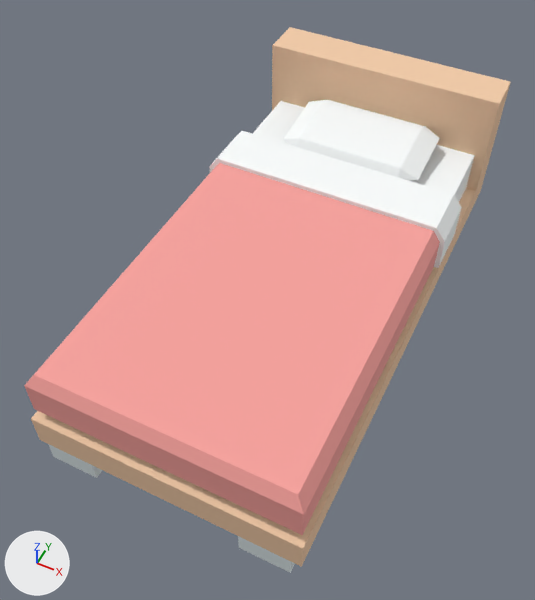
What one commit did to the glTF model assets/props/furniture/bedSingle.glb.
Before and after are seen from a 50 mm camera at (1.13, -0.486, 1.318) aimed at (0.651, 0.471, 0.122). The axes (+X, +Y, +Z) are drawn at lower left. The lights are the same throughout. The older version comes first. Vertices at exactly the same position are counted once.

Names of what the first picture shows: 'bedSingle(Clone)', 'cover', 'pillow'.
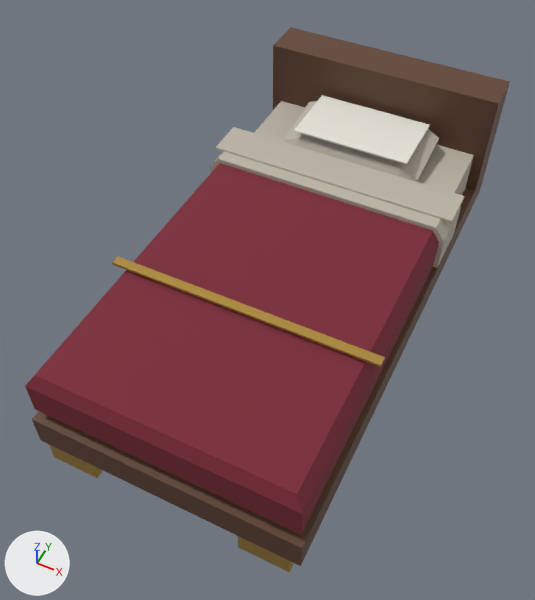
Pixel boxes [x1, y1, x2, y2] of what changed, in the pictures (535 x 600 px):
'cover', reshaped, moved, rescaled
    before: [24, 131, 462, 535]
    after: [25, 127, 464, 534]
'bedSingle(Clone)', reshaped, moved, rescaled
    before: [31, 27, 511, 573]
    after: [32, 27, 510, 572]
'pillow', reshaped, moved, rescaled
    before: [283, 100, 440, 181]
    after: [284, 95, 439, 180]
part 1 of me_mesh_bedsingle, recoloured
    before: [253, 101, 475, 202]
    after: [254, 101, 474, 195]
part 2 of me_mesh_bedsingle, recoloured
    both: [32, 27, 510, 566]
part 3 of me_mesh_bedsingle, recoloured
    both: [49, 445, 294, 572]
part 4 of me_mesh_cover, added
    after: [215, 127, 464, 224]
part 5 of me_mesh_cover, added
    after: [112, 256, 385, 367]
part 6 of me_mesh_cover, recoloured (pink to dark red)
    both: [25, 163, 439, 534]
part 7 of me_mesh_cover, recoloured
    before: [209, 131, 462, 268]
    after: [210, 151, 461, 268]
part 8 of me_mesh_pillowleft, added
    after: [294, 95, 430, 164]
part 9 of me_mesh_pillowleft, recoloured (white to grey)
    both: [284, 101, 439, 180]

Diff of the bpy script that builds the scene:
```diff
--- a/assets/props/furniture/bedSingle.glb.py
+++ b/assets/props/furniture/bedSingle.glb.py
@@ mat_linen_001 @@
+mat_linen_001 = principled_material('linen.001')
+mat_linen_001.base_color = (0.5, 0.46, 0.38)  # grey #bcb5a6
+mat_linen_001.roughness = 0.9
@@ mat_velvet_001 @@
+mat_velvet_001 = principled_material('velvet.001')
+mat_velvet_001.base_color = (0.2, 0.018, 0.035)  # dark red #7c2435
+mat_velvet_001.roughness = 0.85
@@ mat_walnut_001 @@
+mat_walnut_001 = principled_material('walnut.001')
+mat_walnut_001.base_color = (0.12, 0.055, 0.03)  # brown #614230
@@ me_mesh_bedsingle @@
-me_mesh_bedsingle.from_pydata(...)  # 52 vertices, 100 faces; spans x 0.388..0.953, y 0.0..1.125, z 0.0..0.375
+me_mesh_bedsingle.from_pydata(...)  # 190 vertices, 354 faces; spans x 0.388..0.953, y 0.0..1.125, z 0.0..0.375
+# me_mesh_bedsingle part 1: 8 faces spanning x 0.413..0.928, y 0.025..1.025, z 0.125..0.225 switch from mat_carpetwhite (white #fcffff) to mat_linen_001 (grey #bcb5a6)
+# me_mesh_bedsingle part 2: 42 faces spanning x 0.388..0.953, y 0.0..1.125, z 0.05..0.375 switch from mat_wood (beige #f3cca8) to mat_walnut_001 (brown #614230)
+# me_mesh_bedsingle part 3: 40 faces spanning x 0.408..0.933, y 0.0..1.125, z 0.0..0.05 switch from mat_metal (white #dfeaec) to mat_brass_001 (orange #c49e4b)
+# edits to the shape of me_mesh_bedsingle do not show in these pictures
@@ me_mesh_cover @@
 # used by ob_cover; parent = ob_bedsingle_clone; location = (0.01, 0.792, 0.215); rotation_euler = (0.0, 0.0, -1.571), in degrees (0, 0, -90); scale = (0.5, 0.5, 0.5)
-me_mesh_cover.from_pydata(...)  # 34 vertices, 64 faces; spans x -0.06..1.56, y 0.75..1.89, z -0.13..0.09
+me_mesh_cover.from_pydata(...)  # 50 vertices, 88 faces; spans x -0.06..1.56, y 0.75..1.9, z -0.13..0.1
+# me_mesh_cover part 4: a new loose piece, a box spanning x -0.059..0.121, y 0.746..1.896, z 0.082..0.096, in mat_linen_001 (grey #bcb5a6)
+# me_mesh_cover part 5: a new loose piece, a box spanning x 0.925..0.965, y 0.746..1.896, z 0.082..0.094, in mat_brass_001 (orange #c49e4b)
+# me_mesh_cover part 6: 30 faces spanning x -0.06..1.56, y 0.77..1.87, z -0.13..0.07 switch from mat_carpet (pink #f9a39e) to mat_velvet_001 (dark red #7c2435)
+# me_mesh_cover part 7: 34 faces spanning x -0.06..0.19, y 0.75..1.89, z -0.13..0.09 switch from mat_carpetwhite (white #fcffff) to mat_linen_001 (grey #bcb5a6)
+me_mesh_cover.materials.append(mat_brass_001)  # orange #c49e4b
@@ me_mesh_pillowleft @@
 # used by ob_pillow; parent = ob_bedsingle_clone; location = (0.503, 1.031, 0.217); rotation_euler = (0.0, 0.126, -1.571), in degrees (0, 7.2, -90); scale = (0.5, 0.85, 0.5)
-me_mesh_pillowleft.from_pydata(...)  # 16 vertices, 50 faces; spans x 0.0..0.4, y 0.0..0.4, z 0.06..0.14
+me_mesh_pillowleft.from_pydata(...)  # 24 vertices, 62 faces; spans x 0.0..0.4, y 0.0..0.4, z 0.06..0.185
+# me_mesh_pillowleft part 8
+# 8 vertices are added at x 0.03..0.355, y 0.035..0.365, z 0.138..0.185
+# 12 new faces join them, mat_paper_001 (white #e7e5da)
+# me_mesh_pillowleft part 9: 50 faces spanning x 0.0..0.4, y 0.0..0.4, z 0.06..0.14 switch from mat_carpetwhite (white #fcffff) to mat_linen_001 (grey #bcb5a6)
+me_mesh_pillowleft.materials.append(mat_paper_001)  # white #e7e5da
@@ ob_bedsingle_clone @@
 ob_bedsingle_clone = bpy.data.objects.new('bedSingle(Clone)', me_mesh_bedsingle)
-ob_bedsingle_clone.location = (0.0, 0.0, 0.0)
+ob_bedsingle_clone.location = (0.005, 0.0, 0.0)
+ob_bedsingle_clone.scale = (0.993, 1.0, 1.0)
```
